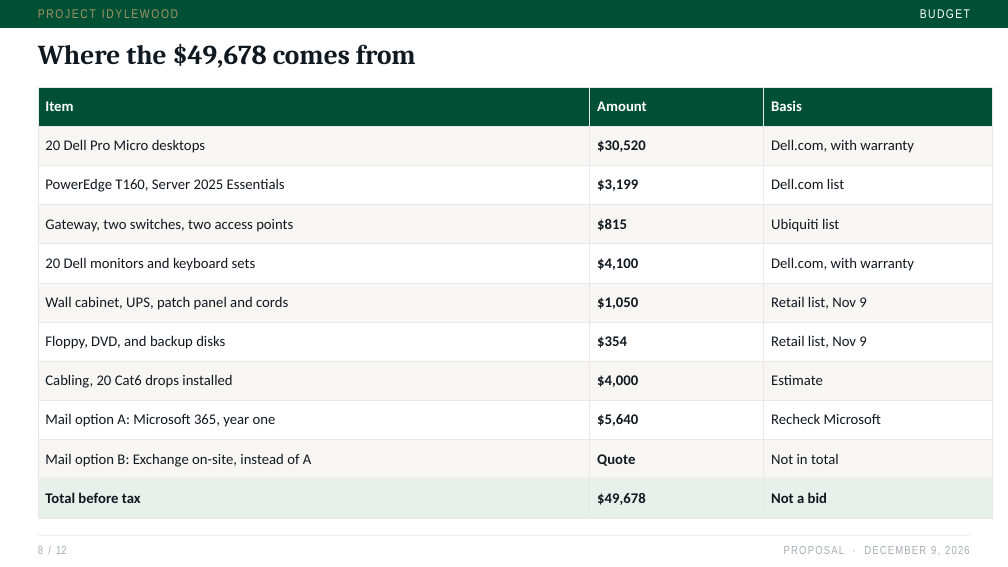
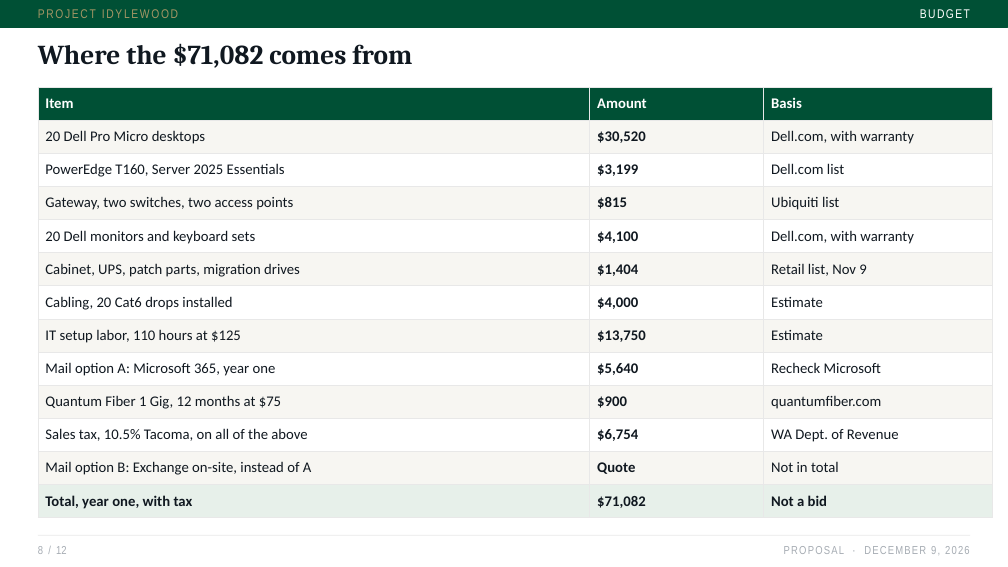
Before and after one commit to jxstjoeii/project-idylewood, a slide deck: slide 8 of slides/Project-Idylewood-Proposal.pptx. Drawn at 1008x567 pixels with LibreOffice and Linux fonts; fonts in the diff are those of the drawing. Boxes give left, top, right and bottom in pixels: in the first picture for what was removed or moved away, otherwise in the second. Text is boxed around its words. In the diff, an @@ line names an element or a change of style, - is before the commit and + after.

```diff
--- a/slides/Project-Idylewood-Proposal.pptx
+++ b/slides/Project-Idylewood-Proposal.pptx
@@ text at (x1=38, y1=43, x2=412, y2=68): text changed @@
-Where the $49,678 comes from
+Where the $71,082 comes from
@@ table at (x1=38, y1=87, x2=993, y2=518) @@
-row 6: Wall cabinet, UPS, patch panel and cords | $1,050 | Retail list, Nov 9
-row 7: Floppy, DVD, and backup disks | $354 | Retail list, Nov 9
+row 6: Cabinet, UPS, patch parts, migration drives | $1,404 | Retail list, Nov 9
+row 8: IT setup labor, 110 hours at $125 | $13,750 | Estimate
+row 10: Quantum Fiber 1 Gig, 12 months at $75 | $900 | quantumfiber.com
+row 11: Sales tax, 10.5% Tacoma, on all of the above | $6,754 | WA Dept. of Revenue
-row 13, column 1: Total before tax
+row 13, column 1: Total, year one, with tax
-row 13, column 2: $49,678
+row 13, column 2: $71,082
```
Also in this commit, not shown: 6 other slides changed, 5 other files.
